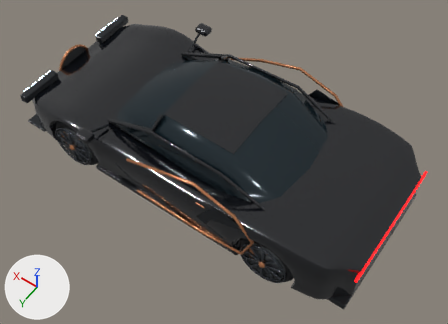
What one commit did to the Blender file Horizon-REA-2026/tools/blender/selected-sources/bugatti-chiron.blend.
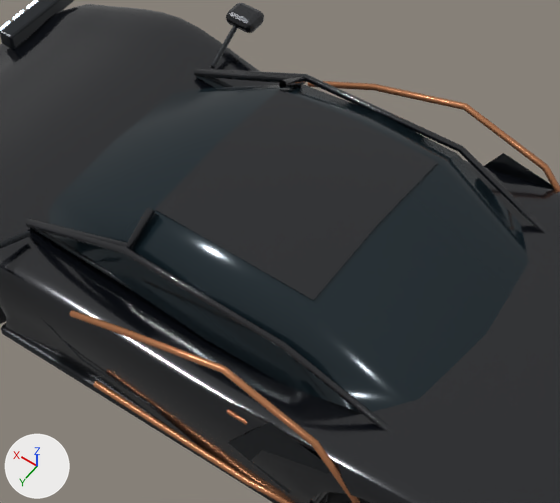
The first picture shows the older version from a 50 mm camera at (-2.86, 3.81, 6.11) aimed at (-0.26, 0.17, 0.39). The close-ups show the older and then the newer version on the part from 21% to 76% of the width and 7% to 75% of the height of that picture. Only the edits that show in the close-ups are written down. Lighting does not change. The marker at lower left points along +X, +Y and +Z.

The first close-up shows 'body_accent', 'body_carbon_trim', 'body_glass', 'body_paint' and 3 more.
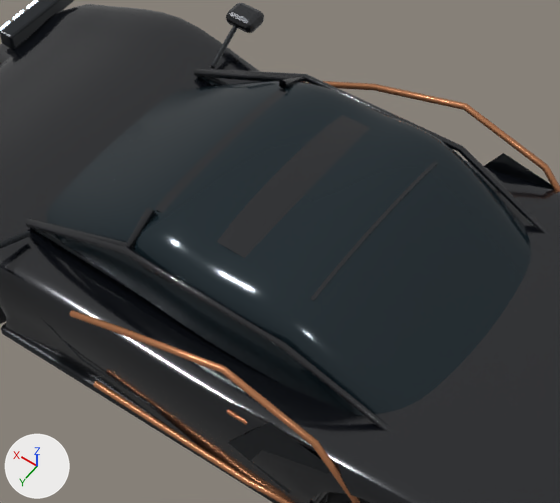
Changed parts and their boxes [x1, y1, x2, y2] in the close-ups (560 x 503 px):
'body_glass', reshaped: before [49, 76, 529, 412]; after [38, 76, 531, 415]
part 1 of me_glazing, added: after [38, 76, 531, 415]

What the commit changed:
me_glazing is used by ob_body_glass; location (0.0, 0.0, 0.0).
me_glazing had 35 vertices, 48 faces and spanned x -1.32..1.0, y -0.75..0.75, z 0.67..1.21.
me_glazing now has 625 vertices, 1152 faces and spans x -1.32..1.0, y -0.76..0.76, z 0.67..1.23.
me_glazing part 1: 590 vertices added at x -1.32..1.0, y -0.76..0.76, z 0.68..1.23.
